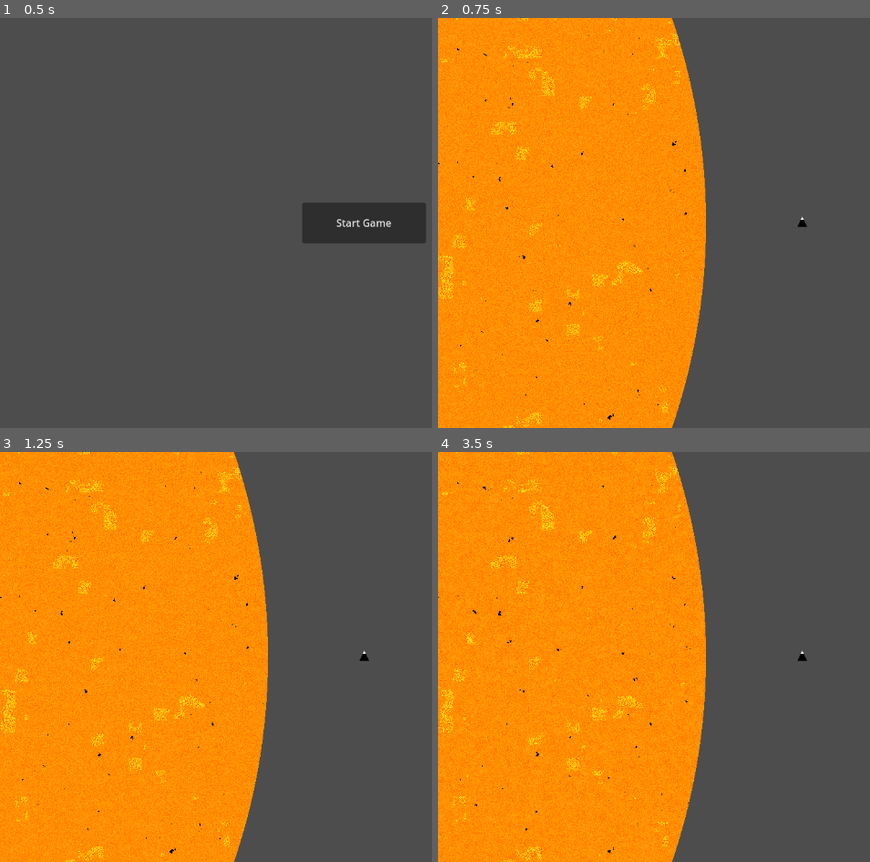
Above: before the commit, frames 1-4 (two rows, left to right).
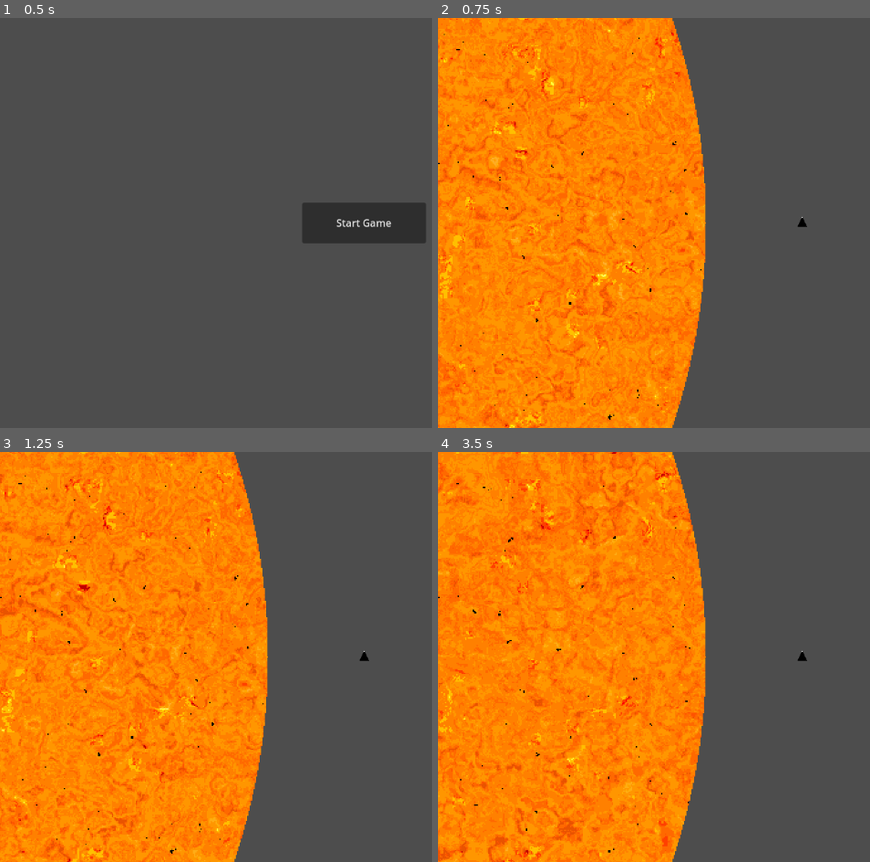
Above: after the commit, the same moments.

Repository: IsaacBWSCW/Event-Horizon
Game: Godot game, scene res://scenes/main_menu/main_menu.tscn
Two runs of this game, one before a commit and one after it. Both use one fixed random seed, a clock stepped at 60 frames per second and the inputs below.
Inputs (mouse positions are in pixels of both pictures, inside the frame that each line leads up to):
- Up to frame 1 (0.5 s): no input
- Up to frame 2 (0.75 s): click "Start Game" at 0.5 s
- Up to frame 3 (1.25 s): no input
- Up to frame 4 (3.5 s): move the mouse to (outside the picture) at 1.27 s; click (outside the picture) at 1.42 s; move the mouse to (658, 677) at 2.02 s; click (658, 677) at 2.17 s; move the mouse to (outside the picture) at 2.77 s; click (outside the picture) at 2.92 s

Frame 1 is identical in both runs. In frame 2, 16% of the frame differs, in the area x 0-85%, y 0-100%; in frame 3, 17%; in frame 4, 19%.

Commit message:
Update sun texture
Make sun texture pixelated
Round the colors to restrict color pallete.

Diff:
--- a/scenes/game/game.tscn
+++ b/scenes/game/game.tscn
@@ -131,19 +131,21 @@
 }
 
 void fragment() {
-	if (distance(UV, vec2(0.5, 0.5)) > 0.5) {
+	vec2 uvPixel = floor(UV * 1000.0 + 0.5) / 1000.0;
+
+	if (distance(uvPixel, vec2(0.5, 0.5)) > 0.5) {
 		COLOR = vec4(0.0);
 	} else {
 		float time = TIME / 10.0;
 
 		// Base turbulence
-		float turbulence_scale = 1000.0;
+		float turbulence_scale = 32.0;
 		float offset_scale = 10.0;
 		vec2 uv_offset = vec2(
-			perlin_fbm(vec3(UV * turbulence_scale, time), 1, 8, 2.0, 0.5),
-			perlin_fbm(vec3(UV * turbulence_scale, time), 2, 8, 2.0, 0.5)
+			perlin_fbm(vec3(uvPixel * turbulence_scale, time), 1, 8, 2.0, 0.5),
+			perlin_fbm(vec3(uvPixel * turbulence_scale, time), 2, 8, 2.0, 0.5)
 		);
-		vec2 uv = UV * turbulence_scale + (uv_offset * offset_scale);
+		vec2 uv = uvPixel * turbulence_scale + (uv_offset * offset_scale);
 		float n = perlin_fbm(vec3(uv, time), 0, 8, 2.0, 0.5);
 
 		// Multi-color gradient (sun body)
@@ -157,9 +159,10 @@
 		} else {
 			color = mix(vec3(1.0, 1.0, 0.2), vec3(1.0, 1.0, 1.0), (n - 0.75) * 4.0);
 		}
-
-		float sunspot_mask = smoothstep(0.2, 0.21, perlin_fbm(vec3(UV * 100.0, time / 4.0), 3, 4, 2.0, 0.65));
-		float sunspot_ring_mask = smoothstep(0.28, 0.29, perlin_fbm(vec3(UV * 100.0, time / 4.0), 3, 4, 2.0, 0.5));
+		color = floor(color * 4.0) / 4.0;
+
+		float sunspot_mask = smoothstep(0.2, 0.21, perlin_fbm(vec3(uvPixel * 100.0, time / 4.0), 3, 4, 2.0, 0.65));
+		float sunspot_ring_mask = smoothstep(0.28, 0.29, perlin_fbm(vec3(uvPixel * 100.0, time / 4.0), 3, 4, 2.0, 0.5));
 		color = mix(mix(color, vec3(1.0, 0.5, 0.0), 0.65), color, sunspot_ring_mask);
 		color *= vec3(sunspot_mask);
 
@@ -177,15 +180,10 @@
 radius = 1000.0
 
 [sub_resource type="Gradient" id="Gradient_sul5r"]
-interpolation_mode = 2
 colors = PackedColorArray(1, 1, 1, 1, 1, 1, 1, 1)
 
 [sub_resource type="GradientTexture2D" id="GradientTexture2D_7h61r"]
 gradient = SubResource("Gradient_sul5r")
-width = 4096
-height = 4096
-fill = 1
-fill_from = Vector2(0.5, 0.5)
 metadata/_snap_enabled = true
 metadata/_snap_count = 2
 
@@ -229,7 +227,7 @@
 shape = SubResource("CircleShape2D_sul5r")
 
 [node name="PointLight2D" type="PointLight2D" parent="Bodies/Sun"]
-position = Vector2(-52, -48)
+scale = Vector2(100, 100)
 shadow_enabled = true
 texture = SubResource("GradientTexture2D_7h61r")
 
